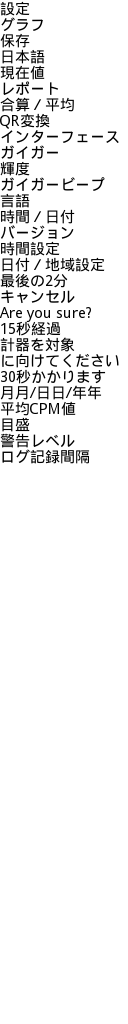
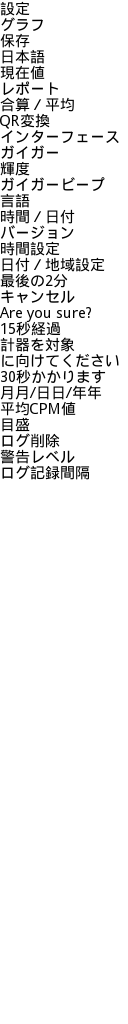
Layered file, before and after one edit (w=128, h=1024). Changes by layer:
painted on "設定 ..." over [0,433,90,480]
